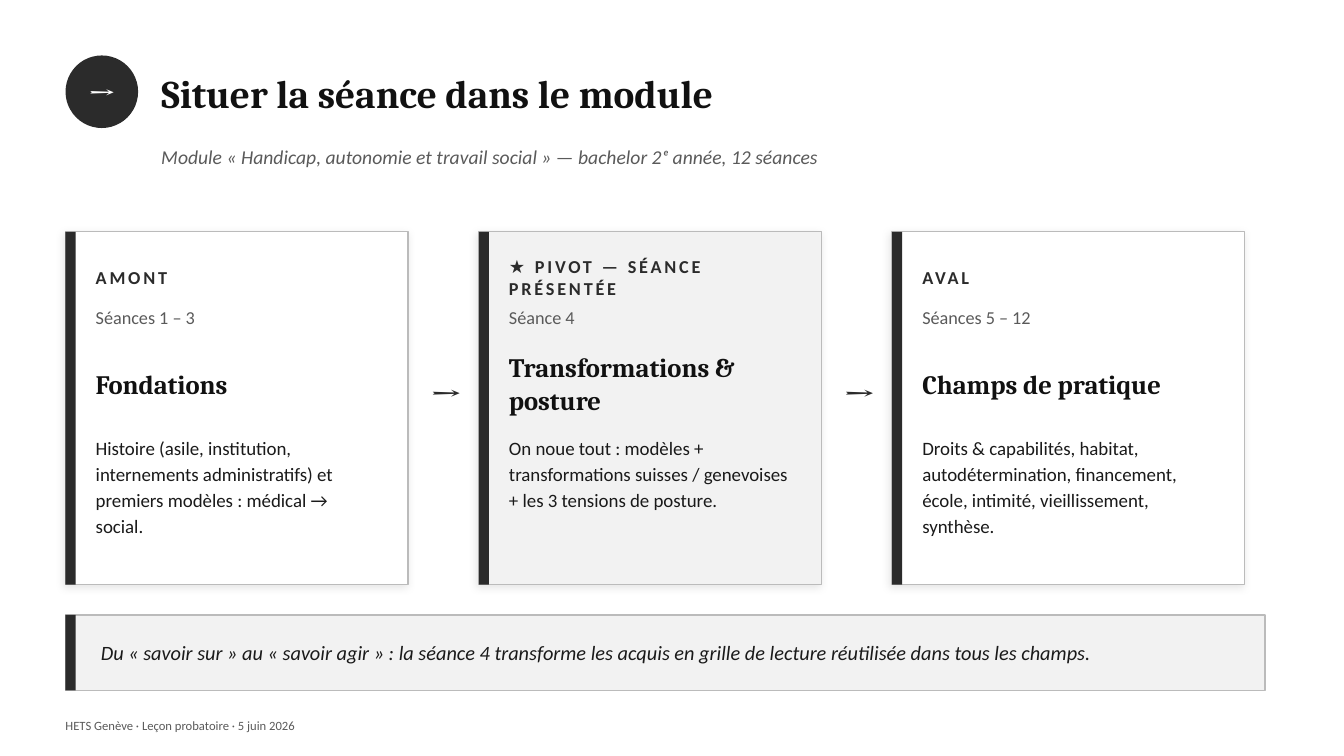
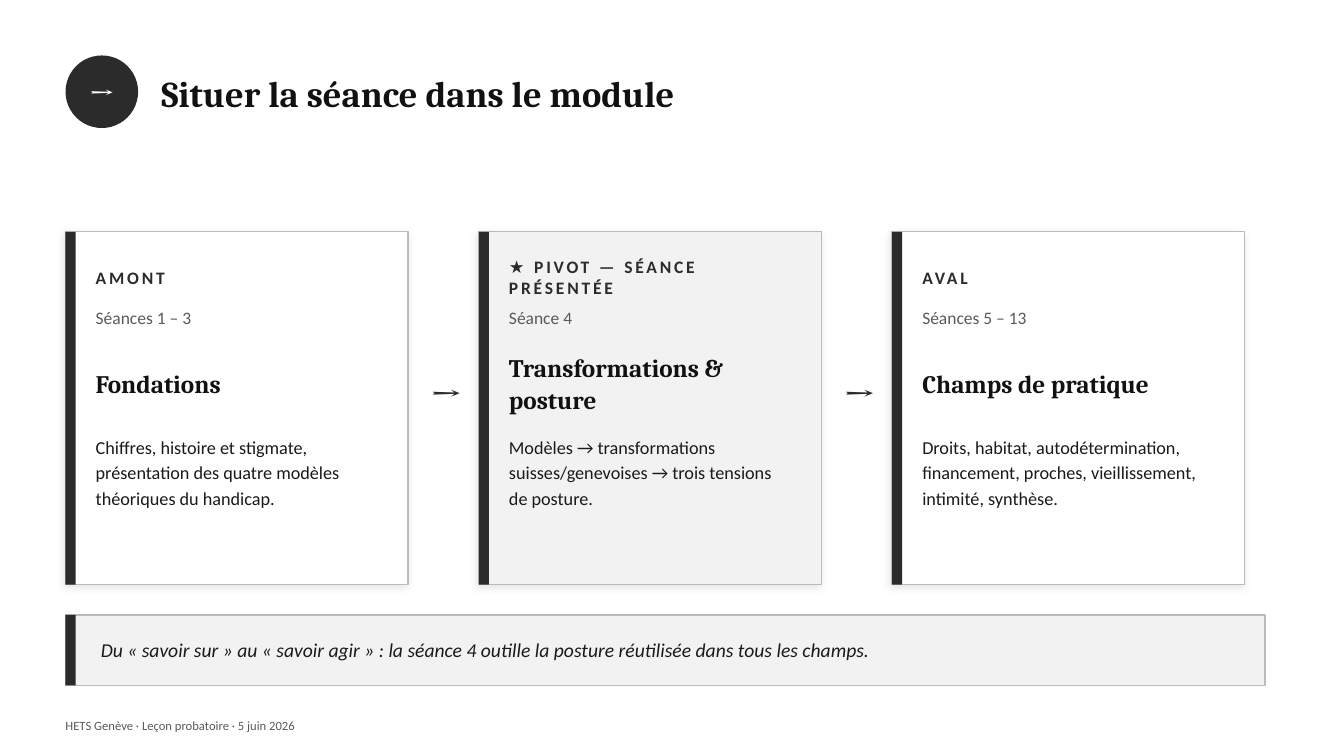
Before and after one commit to pierrebrasseur/cours-handicap-ts, a slide deck: slide 3 of docs/pdfs/Brasseur_lecon_5juin.pptx. Drawn at 1344x756 pixels with LibreOffice and Linux fonts; fonts in the diff are those of the drawing. Boxes give left, top, right and bottom in pixels: in the first picture for what was removed or moved away, otherwise in the second. Text is boxed around its words. In the diff, an @@ line names an element or a change of style, - is before the commit and + after.

```diff
--- a/docs/pdfs/Brasseur_lecon_5juin.pptx
+++ b/docs/pdfs/Brasseur_lecon_5juin.pptx
@@ text "Situer la séance dans le ..." at (161, 81, 675, 108): size 28 to 26 pt @@
@@ text removed at (161, 150, 817, 167) @@
-Module « Handicap, autonomie et travail social » — bachelor 2ᵉ année, 12 séances
@@ size 13 to 12.5 pt in 5 elements at (96, 272, 165, 284), (96, 312, 191, 324), (509, 259, 694, 294), (509, 312, 572, 324), (923, 257, 1215, 297) @@
@@ text at (922, 312, 1027, 324): text changed; size 13 to 12.5 pt @@
-Séances 5 – 12
+Séances 5 – 13
@@ size 19 to 18 pt in 3 elements at (96, 375, 221, 394), (509, 359, 699, 415), (922, 375, 1149, 399) @@
@@ text at (96, 441, 339, 508): text changed; size 13.5 to 13 pt @@
-Histoire (asile, institution, internements administratifs) et premiers modèles : médical → social.
+Chiffres, histoire et stigmate, présentation des quatre modèles théoriques du handicap.
@@ text at (509, 441, 771, 508): text changed; size 13.5 to 13 pt @@
-On noue tout : modèles + transformations suisses / genevoises + les 3 tensions de posture.
+Modèles → transformations suisses/genevoises → trois tensions de posture.
@@ text at (922, 441, 1196, 508): text changed; size 13.5 to 13 pt @@
-Droits & capabilités, habitat, autodétermination, financement, école, intimité, vieillissement, synthèse.
+Droits, habitat, autodétermination, financement, proches, vieillissement, intimité, synthèse.
@@ rectangle: place and size @@
-rectangle at (66, 615, 1265, 691)
+rectangle at (66, 615, 1265, 686)
@@ rectangle: place and size @@
-rectangle at (66, 615, 76, 691)
+rectangle at (66, 615, 76, 686)
@@ text at (101, 643, 868, 661): text changed; size 14.5 to 14 pt @@
-Du « savoir sur » au « savoir agir » : la séance 4 transforme les acquis en grille de lecture réutilisée dans tous les champs.
+Du « savoir sur » au « savoir agir » : la séance 4 outille la posture réutilisée dans tous les champs.
```
Also in this commit, not shown: 11 other slides changed, 11 slides added, 11 slides removed.
